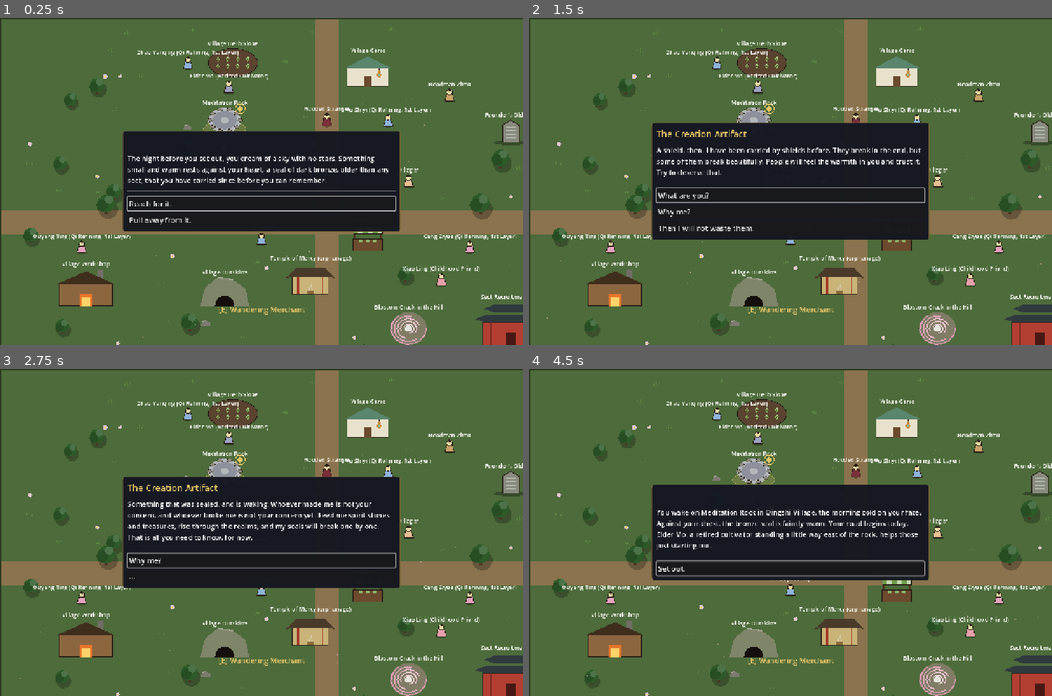
Above: before the commit, frames 1-4 (two rows, left to right).
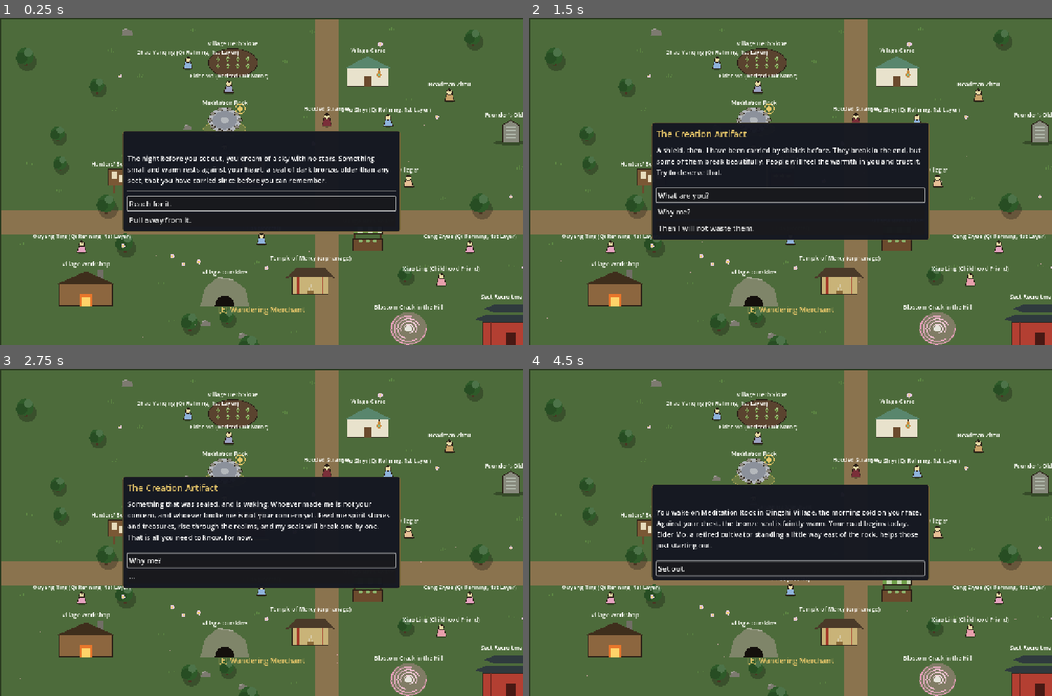
Above: after the commit, the same moments.

Repository: samridghimire/cultivation-game
Game: Godot game, scene res://src/world/world.tscn
Two runs of this game, one before a commit and one after it. Both use one fixed random seed, a clock stepped at 60 frames per second and the inputs below. This scene is started directly instead of the project's main scene.
Inputs:
- Up to frame 1 (0.25 s): no input
- Up to frame 2 (1.5 s): click "Reach for it." at 0.5 s; click "Protect those who cannot prot…" at 1.25 s
- Up to frame 3 (2.75 s): click "What are you?" at 2 s
- Up to frame 4 (4.5 s): click "Why me?" at 2.75 s; click "What are you?" at 3.5 s; click "..." at 4.25 s

The runs differ from the first frame. In frame 1, 1.7% of the frame differs, in the area x 3-100%, y 3-100%; in frame 2, 1.7%; in frame 3, 1.7%; in frame 4, 1.7%.

Commit message:
[WU-076] Bounty boards in the world
New bounty_board place type (interactable, placeholder art, validated) with a board in Qingshi Village and Fallen Star Market: Hunt options with danger text, disabled reasons, Abandon.

Co-Authored-By: Claude Sonnet 5.5 <noreply@anthropic.com>
Claude-Session: https://claude.ai/code/session_016xLogXRsJqctUjnZvevr1c

Diff:
--- a/data/regions.json
+++ b/data/regions.json
@@ -1,5 +1,5 @@
 {
-"_doc": "World regions. The world scene builds itself from t …(470 unchanged characters)…  a data/auctions.json house, AUC-001b), inheritance (inheritance grounds listing …(3082 unchanged characters)…
+"_doc": "World regions. The world scene builds itself from t …(470 unchanged characters)…  a data/auctions.json house, AUC-001b), bounty_board (a board of Bounties offers, WU-076), inheritance (inheritance grounds listing …(3082 unchanged characters)…
   "start_region": "qingshi_village",
   "regions": [
     {
@@ -30,6 +30,7 @@
         {"type": "deed_giver", "display_name": "Headman Zhou", "pos": [1100, 190], "size": [30, 30], "color": "c9a26b", "deed_context": "headman"},
         {"type": "deed_giver", "display_name": "Villager", "pos": [1000, 400], "size": [30, 30], "color": "e6bf99", "deed_context": "villager", "hidden_by_flag": "villager_dead"},
         {"type": "explore", "display_name": "Village Outskirts", "pos": [550, 670], "size": [120, 70], "color": "6b7d4a"},
+        {"type": "bounty_board", "display_name": "Hunters' Bounty Board", "pos": [300, 400], "size": [70, 60], "color": "9c7a4a"},
         {"type": "inheritance", "display_name": "Founder's Old Well", "pos": [1250, 280], "size": [90, 60], "color": "7d8a7a"},
         {"type": "secret_realm", "display_name": "Blossom Crack in the Hill", "pos": [1000, 760], "size": [90, 80], "color": "e8a0c0"},
         {"type": "travel", "display_name": "Village Gate", "pos": [1540, 500], "size": [40, 120], "color": "5c4630"}
@@ -99,6 +100,7 @@
         {"type": "auction", "display_name": "Fallen Star Auction House", "pos": [1000, 780], "size": [140, 100], "color": "8a5a2b", "house_id": "fallen_star_auction"},
         {"type": "deed_giver", "display_name": "Street Child", "pos": [1050, 420], "size": [24, 24], "color": "b39b7a", "deed_context": "street_child", "hidden_by_flag": "street_child_gone"},
         {"type": "explore", "anchor_id": "fallen_star_alleys", "display_name": "Back Alleys", "pos": [570, 120], "size": [120, 80], "color": "4a4438"},
+        {"type": "bounty_board", "display_name": "Hunters' Bounty Board", "pos": [300, 480], "size": [70, 60], "color": "9c7a4a"},
         {"type": "inheritance", "display_name": "Sealed Vault Door", "pos": [690, 630], "size": [100, 60], "color": "6b2a2a"},
         {"type": "secret_realm", "display_name": "Crater Vault Seal", "pos": [1180, 900], "size": [90, 70], "color": "c0a060"},
         {"type": "travel", "display_name": "City Gate", "pos": [800, 970], "size": [120, 40], "color": "5c4630"}
--- a/src/core/game_data.gd
+++ b/src/core/game_data.gd
@@ -420,7 +420,7 @@
 func _validate_world() -> void:
 	if not regions.has(start_region):
 		load_errors.append("start_region '%s' is not a region" % start_region)
-	var place_types := ["meditation", "merchant", "sect_hall", "workshop", "clinic", "orphanage", "deed_giver", "explore", "travel", "gather", "secret_realm", "auction", "inheritance"]
+	var place_types := ["meditation", "merchant", "sect_hall", "workshop", "clinic", "orphanage", "deed_giver", "explore", "travel", "gather", "secret_realm", "auction", "inheritance", "bounty_board"]
 	for region: Dictionary in regions.values():
 		for route: Dictionary in region.get("routes", []):
 			if not regions.has(route.get("to", "")):
--- /dev/null
+++ b/src/world/interactables/bounty_board.gd
@@ -0,0 +1,22 @@
+extends Interactable
+## A bounty board (BOUNTY-001, WU-076): lists the hunts posted for the player and
+## lets them take one or abandon the active hunt.
+
+
+func get_options() -> Array[Dictionary]:
+	var c: CharacterData = GameState.player
+	var data: GameData = GameState.data
+	var today := GameClock.total_days
+	var options: Array[Dictionary] = []
+	for b: Dictionary in Bounties.offers(c, data, today):
+		var enemy: Dictionary = data.enemies.get(String(b["enemy"]), {})
+		var label := "Hunt: %s in %s, %d stones (%s)" % [enemy.get("name", b["enemy"]), Exploration.region_name(data, String(b["region"])), int(b["reward_stones"]), Appraisal.danger_text(c, data, enemy)]
+		var reason := Bounties.check_take(c, data, String(b["id"]), today)
+		options.append({"label": label, "description": "%s (%s to finish)" % [b["text"], Calendar.format_duration(int(b["days"]))], "action": GameState.take_bounty.bind(String(b["id"])), "disabled": reason != "", "reason": reason, "keep_open": true})
+	var hunt := Bounties.active(c, data, today)
+	if not hunt.is_empty():
+		var prey: String = data.enemies.get(String(hunt["enemy"]), {}).get("name", hunt["enemy"])
+		options.append({"label": "Abandon your hunt (%s)" % prey, "action": GameState.abandon_bounty, "keep_open": true})
+	if options.is_empty():
+		options.append({"label": "Nothing is posted for you", "disabled": true, "reason": "Come back as you grow stronger.", "action": func() -> void: pass})
+	return options
--- a/src/world/place_art.gd
+++ b/src/world/place_art.gd
@@ -9,7 +9,7 @@
 
 ## Kinds with their own look; anything else is a plain box.
 const KINDS := ["meditation", "merchant", "workshop", "sect_hall", "travel", "gather", "explore", "deed_giver", "npc",
-	"clinic", "orphanage", "secret_realm", "auction", "inheritance", "abode", "family_home"]
+	"clinic", "orphanage", "secret_realm", "auction", "inheritance", "bounty_board", "abode", "family_home"]
 const OUTLINE := Color("2a2018")
 const WOOD := Color("6b4a2e")
 const STONE := Color("8d8a82")
@@ -42,6 +42,8 @@
 			_rift(ci, h, color, active)
 		"auction":
 			_auction_hall(ci, h, color)
+		"bounty_board":
+			_notice_board(ci, h, color)
 		"inheritance":
 			_stele(ci, h, color)
 		"abode":
@@ -247,6 +249,18 @@
 	ci.draw_rect(Rect2(Vector2(-h.x * 0.15, h.y * 0.55), Vector2(h.x * 0.3, h.y * 0.45)), c.darkened(0.6))
 
 
+## A wooden notice board on two posts with pinned papers.
+static func _notice_board(ci: CanvasItem, h: Vector2, c: Color) -> void:
+	ci.draw_rect(Rect2(Vector2(-h.x * 0.7, h.y * 0.2), Vector2(h.x * 0.15, h.y * 0.8)), WOOD)
+	ci.draw_rect(Rect2(Vector2(h.x * 0.55, h.y * 0.2), Vector2(h.x * 0.15, h.y * 0.8)), WOOD)
+	var board := Rect2(Vector2(-h.x, -h.y), Vector2(h.x * 2.0, h.y * 1.3))
+	ci.draw_rect(board, WOOD.lerp(c, 0.3))
+	ci.draw_rect(board, OUTLINE, false, 2.0)
+	for i in 3:
+		var x := -h.x * 0.75 + i * h.x * 0.55
+		ci.draw_rect(Rect2(Vector2(x, -h.y * 0.8 + (i % 2) * h.y * 0.25), Vector2(h.x * 0.4, h.y * 0.6)), Color("e8dcc0"))
+
+
 ## A weathered stone stele carved with runes in the place color.
 static func _stele(ci: CanvasItem, h: Vector2, c: Color) -> void:
 	ellipse(ci, Vector2(0, h.y * 0.85), Vector2(h.x * 0.9, h.y * 0.2), Color(0, 0, 0, 0.3))
--- a/src/world/world.gd
+++ b/src/world/world.gd
@@ -18,6 +18,7 @@
 	"gather": preload("res://src/world/interactables/gather_site.gd"),
 	"secret_realm": preload("res://src/world/interactables/secret_realm_entrance.gd"),
 	"auction": preload("res://src/world/interactables/auction_house.gd"),
+	"bounty_board": preload("res://src/world/interactables/bounty_board.gd"),
 	"inheritance": preload("res://src/world/interactables/inheritance_grounds.gd"),
 }
 ## Place keys that are layout, not script properties.
--- /dev/null
+++ b/tests/unit/test_bounty_board.gd
@@ -0,0 +1,55 @@
+extends TestCase
+## WU-076: the bounty board place lists offers, takes and abandons hunts.
+
+
+func _root() -> Node:
+	return (Engine.get_main_loop() as SceneTree).root
+
+
+func _board() -> Node:
+	return load("res://src/world/interactables/bounty_board.gd").new()
+
+
+func _find(options: Array, prefix: String) -> Dictionary:
+	for o: Dictionary in options:
+		if String(o["label"]).begins_with(prefix):
+			return o
+	return {}
+
+
+func _start() -> Node:
+	var gs: Node = _root().get_node("GameState")
+	var c := new_character(41)
+	c.realm_index = 1
+	c.stage = 4
+	gs.start_session(c)
+	return gs
+
+
+func test_regions_have_boards() -> void:
+	for region_id in ["qingshi_village", "fallen_star_market"]:
+		var found := false
+		for place: Dictionary in data().regions[region_id]["places"]:
+			found = found or place["type"] == "bounty_board"
+		assert_true(found, region_id)
+
+
+func test_take_disables_others_and_abandon_reenables() -> void:
+	var gs := _start()
+	var board := _board()
+	var options: Array = board.get_options()
+	var hunt := _find(options, "Hunt: ")
+	assert_false(hunt.is_empty(), "a fresh Qi Refining 4 character is offered a hunt")
+	assert_false(hunt["disabled"])
+	(hunt["action"] as Callable).call()
+	assert_false(gs.player.bounty.is_empty())
+	options = board.get_options()
+	for o: Dictionary in options:
+		if String(o["label"]).begins_with("Hunt: "):
+			assert_true(o["disabled"])
+			assert_eq(o["reason"], "You are already on a hunt.")
+	var abandon := _find(options, "Abandon your hunt")
+	assert_false(abandon.is_empty())
+	(abandon["action"] as Callable).call()
+	assert_true(gs.player.bounty.is_empty())
+	gs.end_session()
Not shown, added: src/world/interactables/bounty_board.gd.uid
Not shown, added: tests/unit/test_bounty_board.gd.uid
